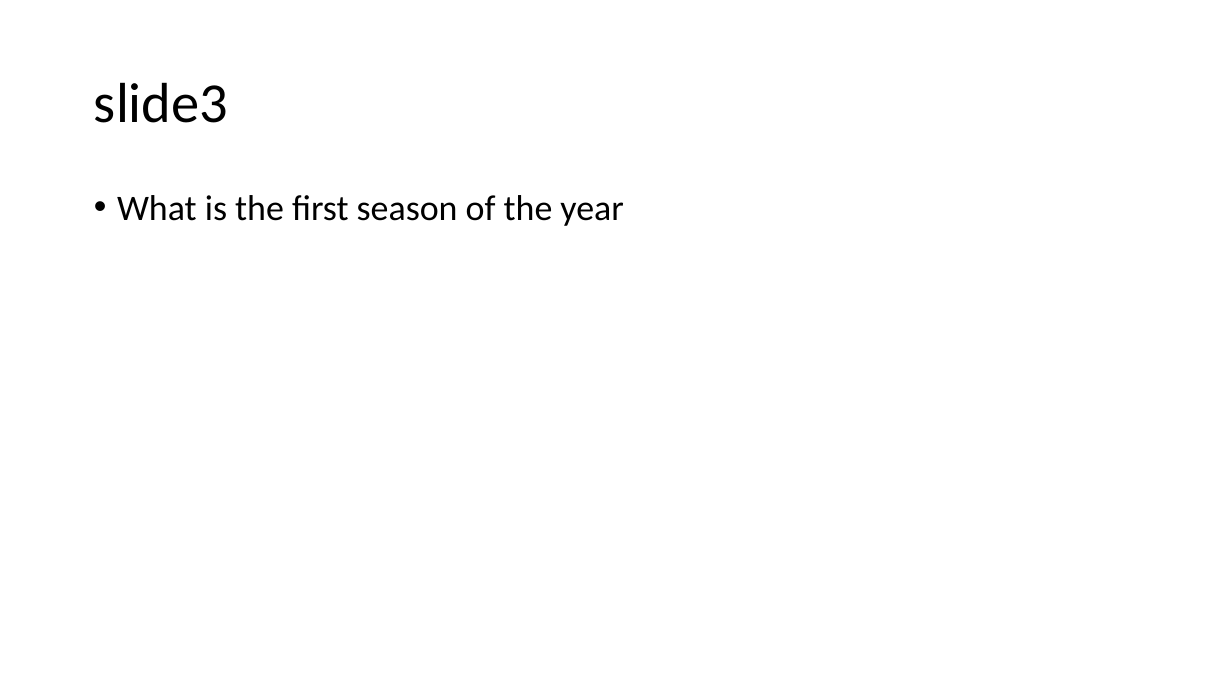
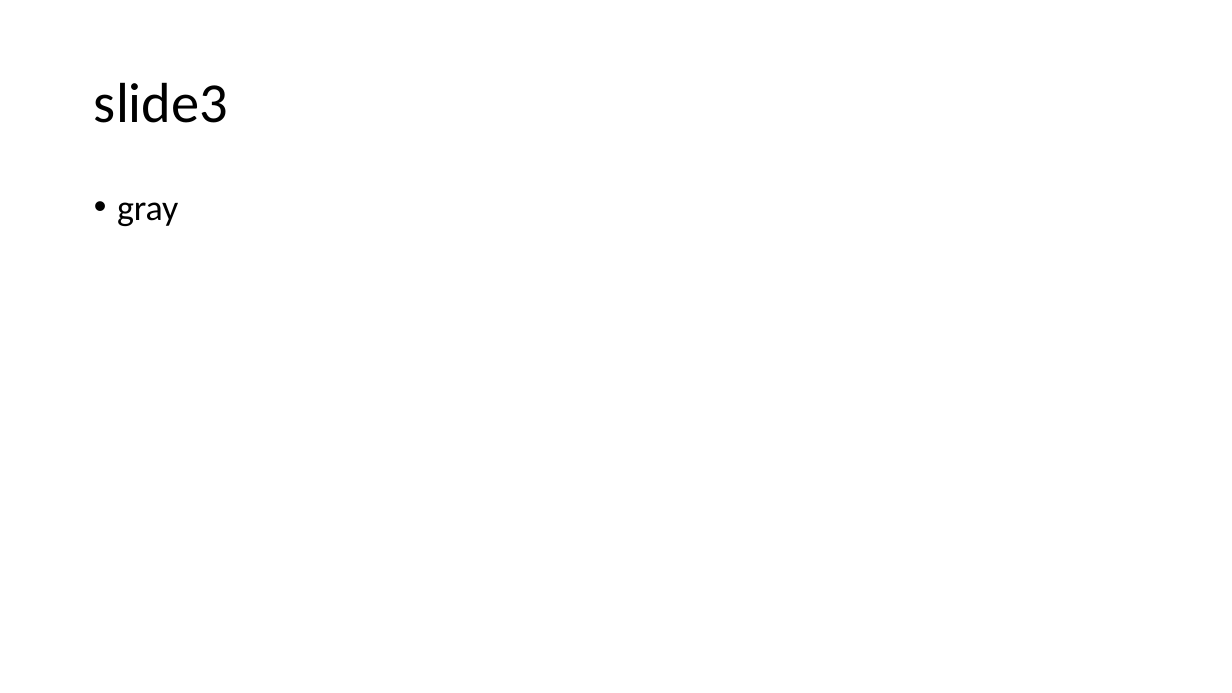
Before and after one commit to joshuakatt/SmartSlide, a slide deck: slide 3 of code/src/text_test.pptm. Drawn at 1232x693 pixels with LibreOffice and Linux fonts; fonts in the diff are those of the drawing. Boxes give left, top, right and bottom in pixels: in the first picture for what was removed or moved away, otherwise in the second. Text is boxed around its words. In the diff, an @@ line names an element or a change of style, - is before the commit and + after.

```diff
--- a/code/src/text_test.pptm
+++ b/code/src/text_test.pptm
@@ text at (117,202,178,226): text changed @@
-• What is the first season of the year
+• gray
```
Also in this commit, not shown: 1 other slide changed, 2 slides added, 2 slides removed, 2 other files.
